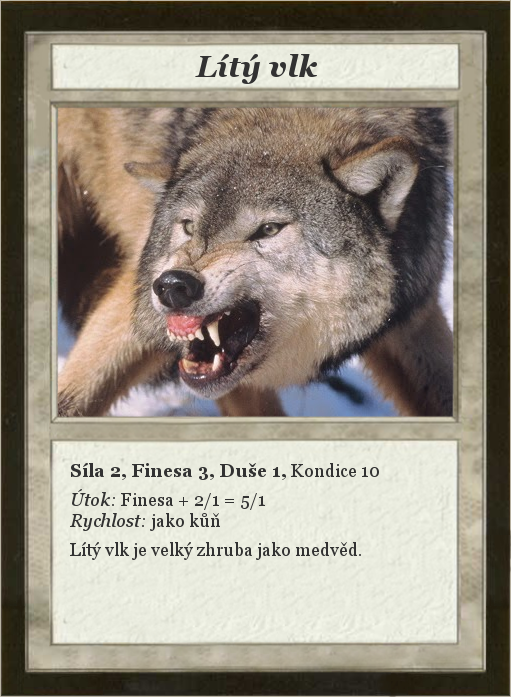
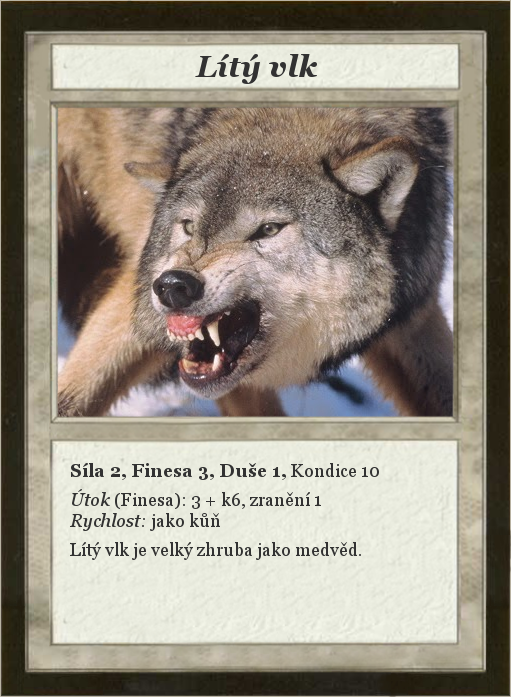
Before/after of a 511x697 layered artwork. What changed in the layer stack:
painted on "Síla 2, Finesa 3, Duše 1, Kond..." over [112, 492, 321, 510]
